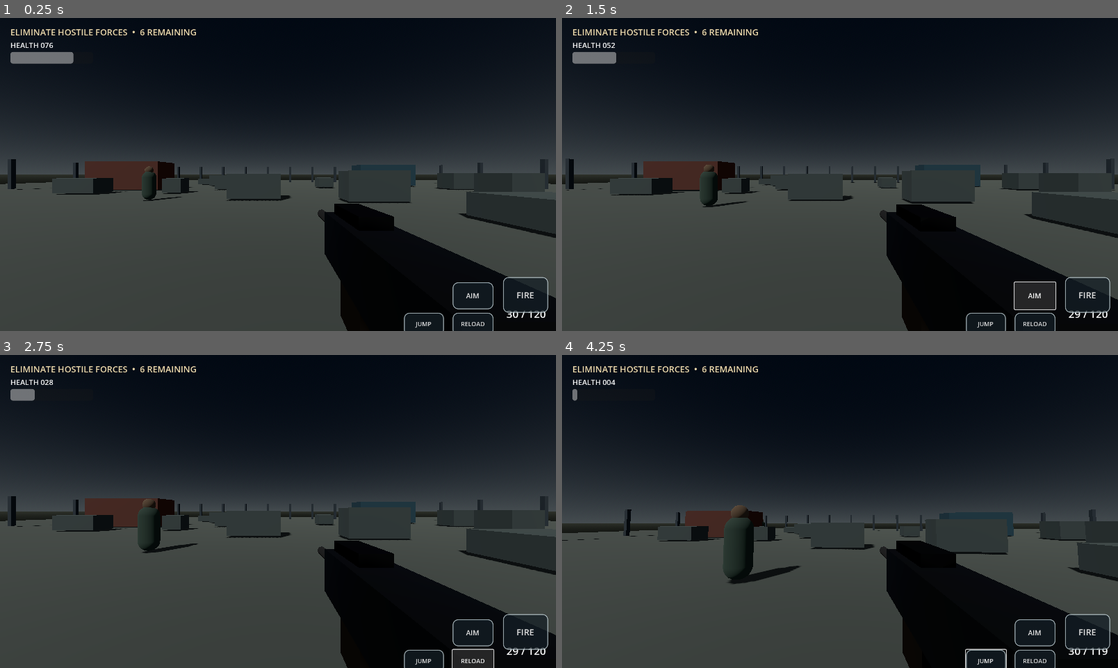
Above: before the commit, frames 1-4 (two rows, left to right).
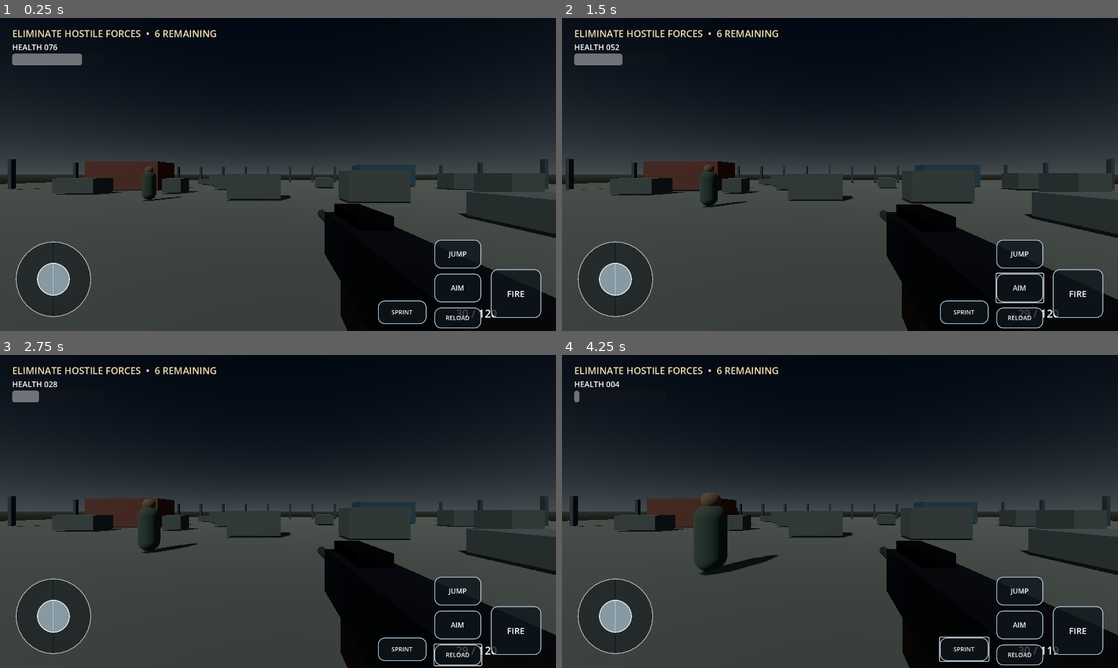
Above: after the commit, the same moments.

Repository: muhammad-ali-khaskheli/OPERATION-BLACK-VEIL
Game: Godot game, scene res://scenes/main.tscn
The game is run twice, just before and just after one commit, with the same random seed, the same clock (stepped at 60 frames per second) and the same inputs.
Inputs (mouse positions are in pixels of both pictures, inside the frame that each line leads up to):
- Up to frame 1 (0.25 s): no input
- Up to frame 2 (1.5 s): click "FIRE" at 0.5 s; click "AIM" at 1.25 s
- Up to frame 3 (2.75 s): click "RELOAD" at 2 s
- Up to frame 4 (4.25 s): click "JUMP" at 2.75 s; click (962, 649) at 3.5 s, where only the run after the commit has a clickable "SPRINT"

The runs differ from the first frame. In frame 1, 5.3% of the frame differs, in the area x 1-99%, y 3-100%; in frame 2, 5.8%; in frame 3, 5.4%; in frame 4, 12%, in the area x 0-100%, y 3-100%.
Error after the commit: Invalid call. Nonexistent function 'request_jump' in base 'CharacterBody3D (player.gd)'. (res://scripts/hud.gd:139)

Commit message:
Fix visible landscape FPS touch HUD and responsive control layout

Diff:
--- a/scripts/hud.gd
+++ b/scripts/hud.gd
@@ -13,6 +13,8 @@
 var look_touch := -1
 var move_state := Vector2.ZERO
 var screen_size := Vector2.ZERO
+const JOY_RADIUS := 62.0
+const LOOK_ZONE_BOTTOM := 0.68
 
 func _ready() -> void:
 	root = Control.new()
@@ -28,100 +30,99 @@
 
 func _on_resize() -> void:
 	screen_size = get_viewport().get_visible_rect().size
-	_reposition_joystick()
+	_layout_controls()
 
 func _build_hud() -> void:
 	objective_label = Label.new()
-	objective_label.position = Vector2(24, 18)
-	objective_label.add_theme_font_size_override("font_size", 20)
-	objective_label.add_theme_color_override("font_color", Color(0.94, 0.86, 0.68))
+	objective_label.position = Vector2(28, 20)
+	objective_label.add_theme_font_size_override("font_size", 22)
+	objective_label.add_theme_color_override("font_color", Color(0.96, 0.88, 0.69))
 	root.add_child(objective_label)
 
 	health_label = Label.new()
-	health_label.position = Vector2(24, 50)
+	health_label.position = Vector2(28, 54)
 	health_label.text = "HEALTH 100"
-	health_label.add_theme_font_size_override("font_size", 17)
+	health_label.add_theme_font_size_override("font_size", 18)
 	root.add_child(health_label)
 
 	health_bar = ProgressBar.new()
-	health_bar.position = Vector2(24, 78)
-	health_bar.size = Vector2(190, 12)
+	health_bar.position = Vector2(28, 82)
+	health_bar.size = Vector2(210, 14)
 	health_bar.max_value = 100
 	health_bar.value = 100
 	health_bar.show_percentage = false
 	root.add_child(health_bar)
 
 	ammo_label = Label.new()
-	ammo_label.anchor_left = 1
-	ammo_label.anchor_right = 1
-	ammo_label.anchor_top = 1
-	ammo_label.anchor_bottom = 1
-	ammo_label.offset_left = -210
-	ammo_label.offset_top = -56
-	ammo_label.offset_right = -24
-	ammo_label.offset_bottom = -20
+	ammo_label.add_theme_font_size_override("font_size", 25)
 	ammo_label.horizontal_alignment = HORIZONTAL_ALIGNMENT_RIGHT
-	ammo_label.add_theme_font_size_override("font_size", 24)
 	root.add_child(ammo_label)
 	ammo_label.text = "30 / 120"
 
 	_create_joystick()
-	_add_button("FIRE", Vector2(-122, -124), Vector2(104, 82), "fire", 20)
-	_add_button("AIM", Vector2(-238, -112), Vector2(94, 62), "aim", 16)
-	_add_button("RELOAD", Vector2(-238, -42), Vector2(94, 52), "reload", 14)
-	_add_button("JUMP", Vector2(-350, -42), Vector2(92, 52), "jump", 14)
-	_add_button("SPRINT", Vector2(202, -64), Vector2(94, 54), "sprint", 14)
+	_add_button("FIRE", "fire", Vector2(-150, -142), Vector2(116, 112), 20)
+	_add_button("AIM", "aim", Vector2(-280, -132), Vector2(108, 66), 16)
+	_add_button("JUMP", "jump", Vector2(-280, -210), Vector2(108, 66), 16)
+	_add_button("RELOAD", "reload", Vector2(-280, -54), Vector2(108, 48), 14)
+	_add_button("SPRINT", "sprint", Vector2(-410, -70), Vector2(112, 54), 14)
+	_layout_controls()
 
 func _create_joystick() -> void:
 	joystick_base = Panel.new()
-	joystick_base.size = Vector2(154, 154)
-	joystick_base.anchor_left = 0
-	joystick_base.anchor_right = 0
-	joystick_base.anchor_top = 1
-	joystick_base.anchor_bottom = 1
+	joystick_base.size = Vector2(174, 174)
 	var base_style := StyleBoxFlat.new()
-	base_style.bg_color = Color(0.08, 0.10, 0.12, 0.48)
-	base_style.border_color = Color(0.8, 0.84, 0.86, 0.55)
+	base_style.bg_color = Color(0.035, 0.055, 0.07, 0.48)
+	base_style.border_color = Color(0.78, 0.84, 0.88, 0.78)
 	base_style.set_border_width_all(2)
-	base_style.set_corner_radius_all(77)
+	base_style.set_corner_radius_all(87)
 	joystick_base.add_theme_stylebox_override("panel", base_style)
+	joystick_base.mouse_filter = Control.MOUSE_FILTER_IGNORE
 	root.add_child(joystick_base)
 
 	joystick_knob = Panel.new()
-	joystick_knob.size = Vector2(66, 66)
+	joystick_knob.size = Vector2(76, 76)
 	var knob_style := StyleBoxFlat.new()
-	knob_style.bg_color = Color(0.72, 0.78, 0.8, 0.62)
-	knob_style.border_color = Color(1, 1, 1, 0.72)
+	knob_style.bg_color = Color(0.68, 0.77, 0.82, 0.72)
+	knob_style.border_color = Color(1, 1, 1, 0.9)
 	knob_style.set_border_width_all(2)
-	knob_style.set_corner_radius_all(33)
+	knob_style.set_corner_radius_all(38)
 	joystick_knob.add_theme_stylebox_override("panel", knob_style)
+	joystick_knob.mouse_filter = Control.MOUSE_FILTER_IGNORE
 	root.add_child(joystick_knob)
-	_reposition_joystick()
 
-func _reposition_joystick() -> void:
+func _layout_controls() -> void:
 	if not is_instance_valid(joystick_base): return
-	joystick_base.position = Vector2(28, -178)
-	joystick_knob.position = joystick_base.position + Vector2(44, 44)
+	joystick_base.position = Vector2(36, screen_size.y - 206)
+	joystick_center = joystick_base.position + joystick_base.size * 0.5
+	if joystick_touch == -1:
+		joystick_knob.position = joystick_center - joystick_knob.size * 0.5
+	ammo_label.position = Vector2(screen_size.x - 230, screen_size.y - 58)
+	for child in root.get_children():
+		if child is Button:
+			match child.name:
+				"FIRE": child.position = Vector2(screen_size.x - 150, screen_size.y - 142)
+				"AIM": child.position = Vector2(screen_size.x - 280, screen_size.y - 132)
+				"JUMP": child.position = Vector2(screen_size.x - 280, screen_size.y - 210)
+				"RELOAD": child.position = Vector2(screen_size.x - 280, screen_size.y - 54)
+				"SPRINT": child.position = Vector2(screen_size.x - 410, screen_size.y - 70)
 
-func _add_button(caption: String, offset: Vector2, size: Vector2, action: String, font_size: int) -> void:
+func _add_button(caption: String, action: String, offset: Vector2, size: Vector2, font_size: int) -> void:
 	var button := Button.new()
+	button.name = caption
 	button.text = caption
 	button.size = size
-	button.anchor_left = 1
-	button.anchor_right = 1
-	button.anchor_top = 1
-	button.anchor_bottom = 1
-	button.position = offset
 	button.add_theme_font_size_override("font_size", font_size)
-	var style := StyleBoxFlat.new()
-	style.bg_color = Color(0.08, 0.12, 0.15, 0.72)
-	style.border_color = Color(0.72, 0.78, 0.8, 0.8)
-	style.set_border_width_all(2)
-	style.set_corner_radius_all(12)
-	button.add_theme_stylebox_override("normal", style)
-	var pressed_style := style.duplicate()
-	pressed_style.bg_color = Color(0.28, 0.36, 0.39, 0.92)
+	button.add_theme_color_override("font_color", Color(0.96, 0.98, 1.0))
+	var normal := StyleBoxFlat.new()
+	normal.bg_color = Color(0.055, 0.085, 0.105, 0.78)
+	normal.border_color = Color(0.72, 0.82, 0.88, 0.9)
+	normal.set_border_width_all(2)
+	normal.set_corner_radius_all(15)
+	button.add_theme_stylebox_override("normal", normal)
+	var pressed_style := normal.duplicate()
+	pressed_style.bg_color = Color(0.22, 0.39, 0.48, 0.96)
 	button.add_theme_stylebox_override("pressed", pressed_style)
+	button.add_theme_stylebox_override("hover", normal)
 	root.add_child(button)
 	button.button_down.connect(func(): _button_action(action, true))
 	button.button_up.connect(func(): _button_action(action, false))
@@ -135,39 +136,38 @@
 		"reload":
 			if pressed: player.reload()
 		"jump":
-			if pressed and player.is_on_floor(): player.velocity.y = 4.5
+			if pressed: player.request_jump()
 
 func _input(event: InputEvent) -> void:
 	if not is_instance_valid(player): return
 	if event is InputEventScreenTouch:
 		if event.pressed:
-			if event.position.x < screen_size.x * 0.43 and event.position.y > screen_size.y * 0.48 and joystick_touch == -1:
+			if event.position.x < screen_size.x * 0.43 and event.position.y > screen_size.y * 0.55 and joystick_touch == -1:
 				joystick_touch = event.index
-				joystick_center = joystick_base.global_position + joystick_base.size * 0.5
 				_update_joystick(event.position)
-			elif event.position.x >= screen_size.x * 0.43 and event.position.y < screen_size.y * 0.76 and look_touch == -1:
+			elif event.position.x >= screen_size.x * 0.43 and event.position.y < screen_size.y * LOOK_ZONE_BOTTOM and look_touch == -1:
 				look_touch = event.index
 		else:
 			if event.index == joystick_touch:
 				joystick_touch = -1
 				move_state = Vector2.ZERO
-				player.set_move(move_state)
-				joystick_knob.position = joystick_base.position + Vector2(44, 44)
+				player.set_move(Vector2.ZERO)
+				joystick_knob.position = joystick_center - joystick_knob.size * 0.5
 			if event.index == look_touch: look_touch = -1
 	elif event is InputEventScreenDrag:
 		if event.index == joystick_touch:
 			_update_joystick(event.position)
 		elif event.index == look_touch:
-			player.apply_look(event.relative * 0.42)
-	elif event is InputEventMouseMotion and Input.mouse_mode != Input.MOUSE_MODE_CAPTURED:
-		if Input.is_mouse_button_pressed(MOUSE_BUTTON_LEFT):
-			player.apply_look(event.relative * 0.002)
+			player.apply_look(event.relative * 0.72)
 
 func _update_joystick(pos: Vector2) -> void:
 	var delta := pos - joystick_center
-	if delta.length() > 58: delta = delta.normalized() * 58
-	joystick_knob.position = joystick_base.position + joystick_base.size * 0.5 + delta - joystick_knob.size * 0.5
-	move_state = Vector2(delta.x / 58.0, delta.y / 58.0)
+	if delta.length() < 8.0:
+		delta = Vector2.ZERO
+	else:
+		delta = delta.limit_length(JOY_RADIUS)
+	joystick_knob.position = joystick_center + delta - joystick_knob.size * 0.5
+	move_state = delta / JOY_RADIUS
 	player.set_move(move_state)
 
 func set_health(value: float) -> void:
